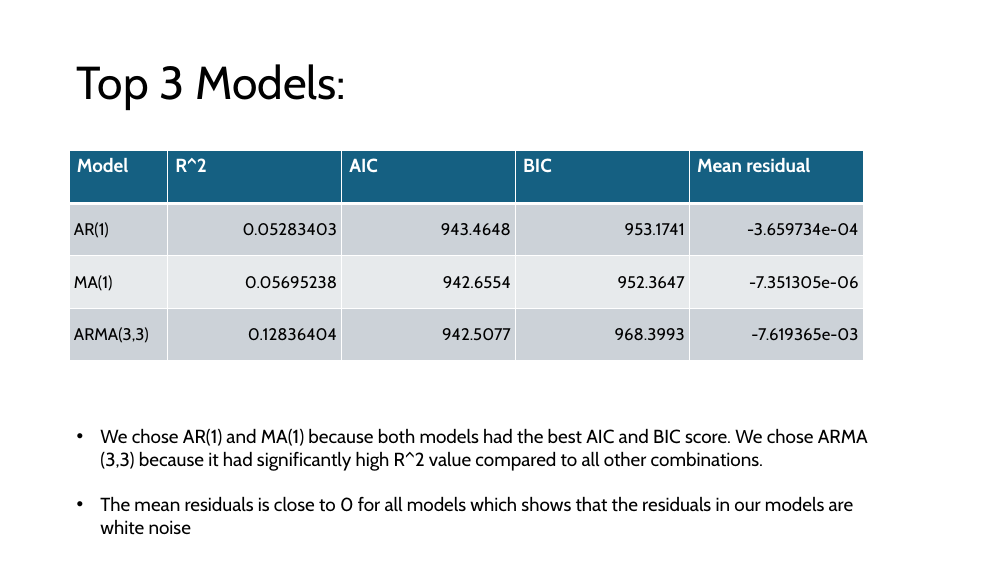
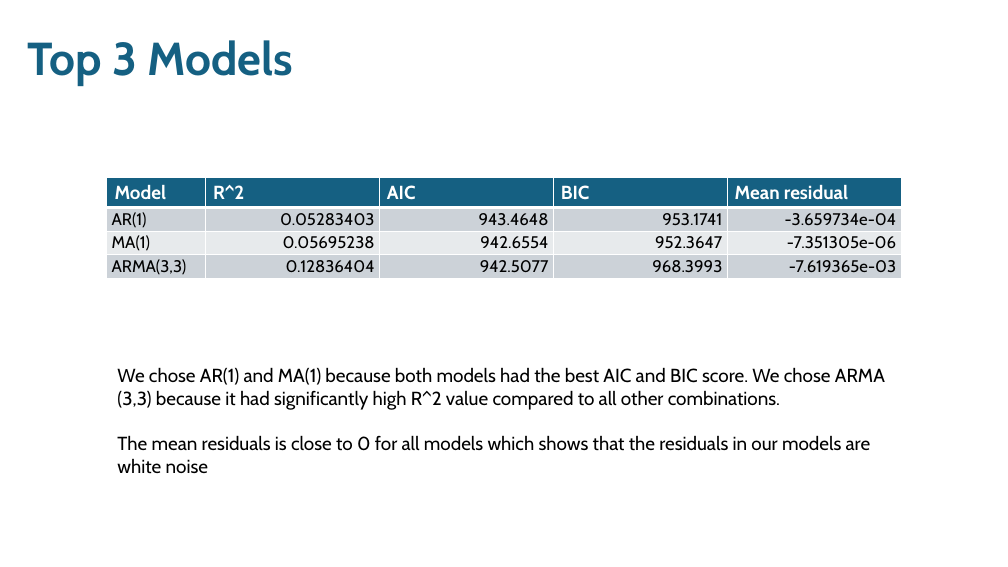
Before and after one commit to mckenzie-maidl/data5305-traffic-predictions, a slide deck: slide 8 of Presentations/Forecasting_ECON 5305_Final Presentation.pptx. Drawn at 1008x567 pixels with LibreOffice and Linux fonts; fonts in the diff are those of the drawing. Boxes give left, top, right and bottom in pixels: in the first picture for what was removed or moved away, otherwise in the second. Text is boxed around its words. In the diff, an @@ line names an element or a change of style, - is before the commit and + after.

```diff
--- a/Presentations/Forecasting_ECON 5305_Final Presentation.pptx
+++ b/Presentations/Forecasting_ECON 5305_Final Presentation.pptx
@@ text "Top 3 Models" at [27,40,294,86]: vertical alignment middle to top @@
@@ text at [27,40,294,86]: text changed; text colour #000000 to #156082; bold on @@
-Top 3 Models:
+Top 3 Models
@@ table: place and size @@
-table at [70,151,864,361]
+table at [107,177,901,279]
@@ text "We chose AR(1) and MA(1) ...": place and size @@
-text "We chose AR(1) and MA(1) ..." at [100,428,868,535]
+text "We chose AR(1) and MA(1) ..." at [117,367,885,474]
@@ text "We chose AR(1) and MA(1) ..." at [117,367,885,474]: bullet • to none @@
```
Also in this commit, not shown: 12 other slides changed, 1 slide added, 3 slides removed, 1 other file.
